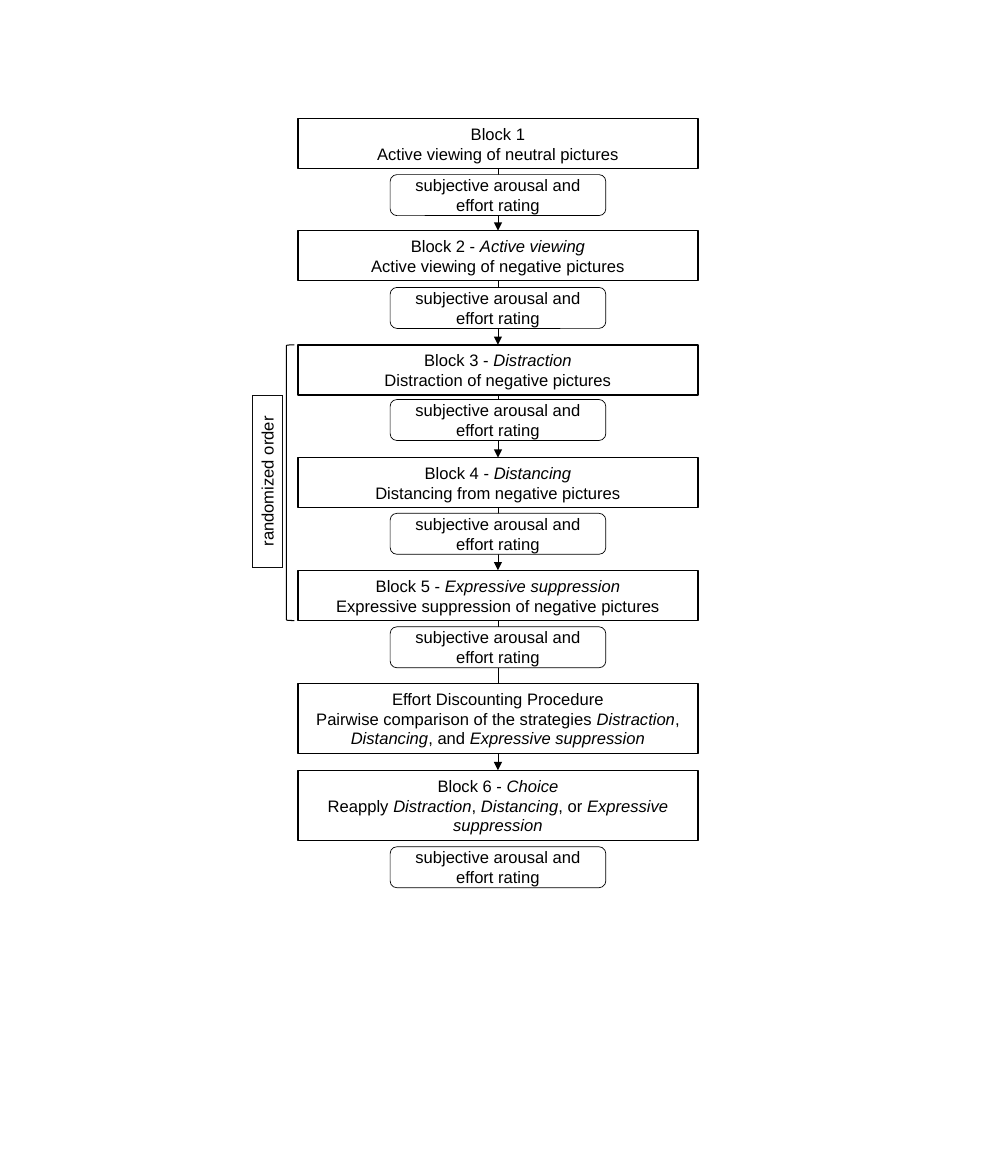
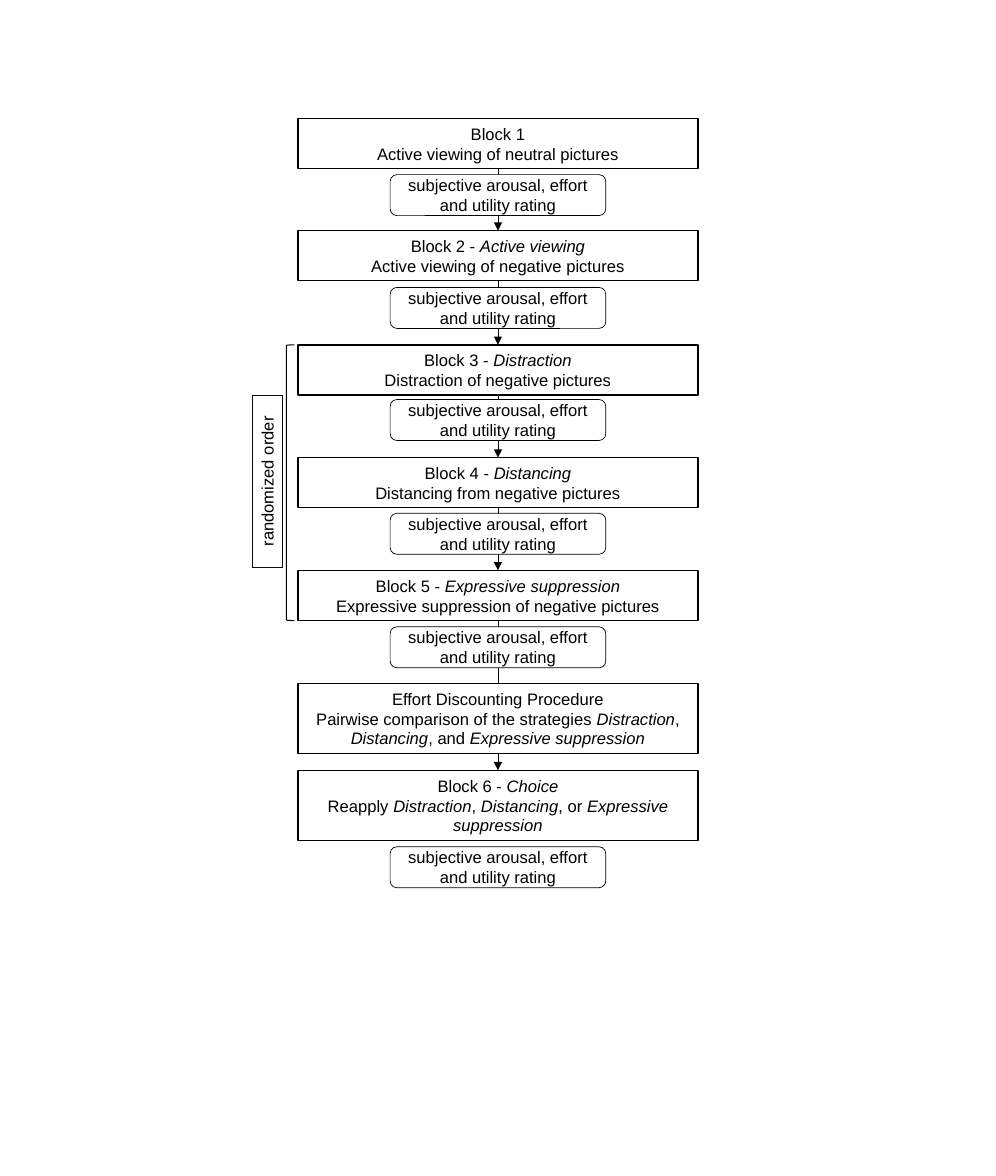
Before and after one commit to ChScheffel/CAD, a slide deck: slide 1 of 06_Paper/ER-ED/figures/Design_ER-ED.pptx. Drawn at 996x1176 pixels with LibreOffice and Linux fonts; fonts in the diff are those of the drawing. Boxes give left, top, right and bottom in pixels: in the first picture for what was removed or moved away, otherwise in the second. Text is boxed around its words. In the diff, an @@ line names an element or a change of style, - is before the commit and + after.

Commit message:
changed figure 2
added utility rating

```diff
--- a/06_Paper/ER-ED/figures/Design_ER-ED.pptx
+++ b/06_Paper/ER-ED/figures/Design_ER-ED.pptx
@@ text in rounded rectangle at box(408, 179, 587, 216): text changed @@
-subjective arousal and effort rating
+subjective arousal, effort and utility rating
@@ text in rounded rectangle at box(408, 292, 587, 329): text changed @@
-subjective arousal and effort rating
+subjective arousal, effort and utility rating
@@ text in rounded rectangle at box(408, 404, 587, 441): text changed @@
-subjective arousal and effort rating
+subjective arousal, effort and utility rating
@@ text in rounded rectangle at box(408, 518, 587, 554): text changed @@
-subjective arousal and effort rating
+subjective arousal, effort and utility rating
@@ text in rounded rectangle at box(408, 631, 587, 668): text changed @@
-subjective arousal and effort rating
+subjective arousal, effort and utility rating
@@ text in rounded rectangle at box(408, 851, 587, 888): text changed @@
-subjective arousal and effort rating
+subjective arousal, effort and utility rating
```
Also in this commit, not shown: 1 other file.
